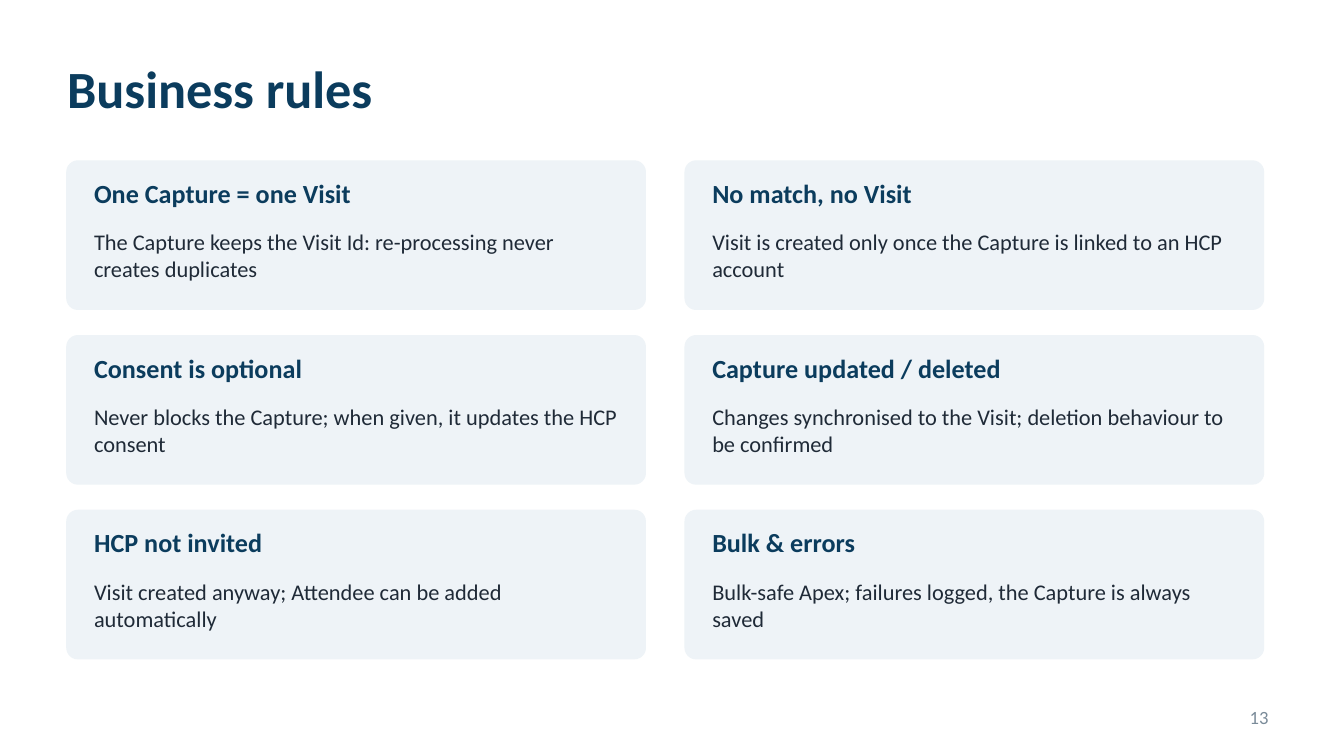
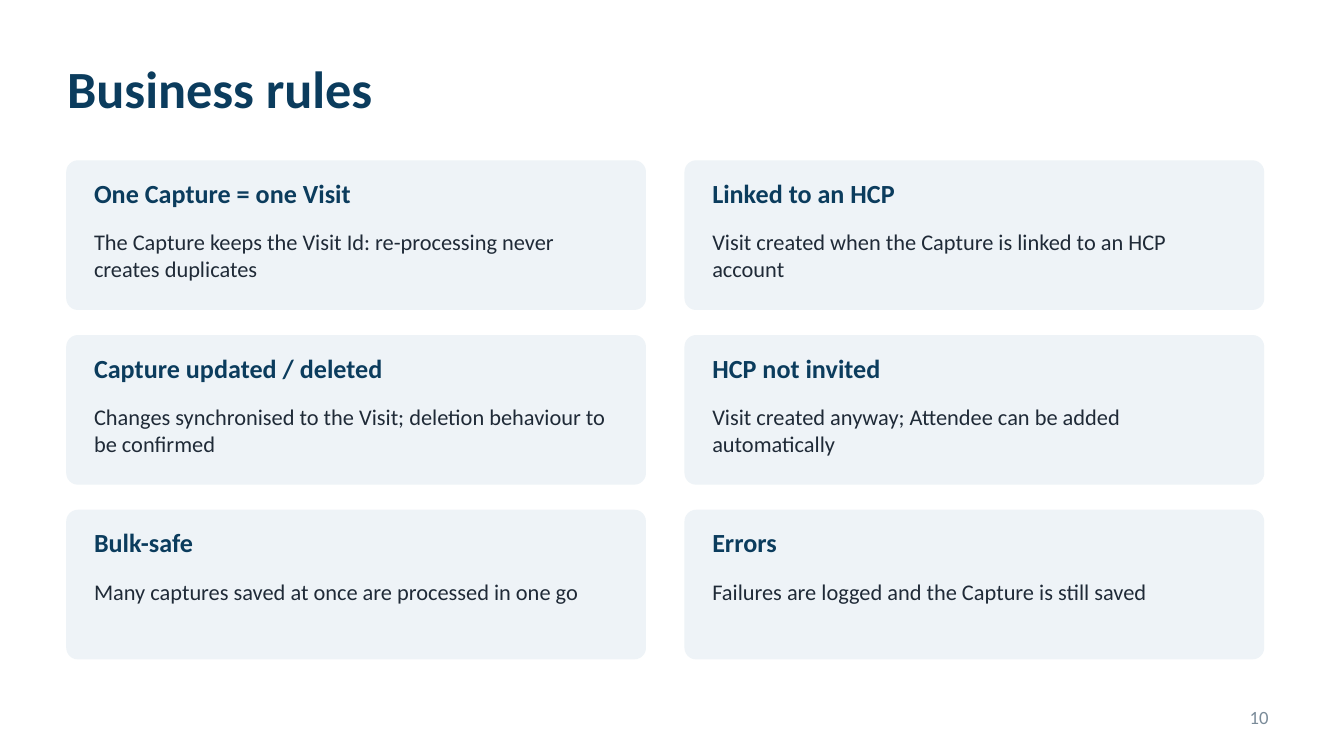
Before and after one commit to patrik8585/claude, a slide deck: slide 10 of slides/France_CBU_Congress_Solution.pptx (slide 13 before the commit). Drawn at 1344x756 pixels with LibreOffice and Linux fonts; fonts in the diff are those of the drawing. Boxes give left, top, right and bottom in pixels: in the first picture for what was removed or moved away, otherwise in the second. Text is boxed around its words. In the diff, an @@ line names an element or a change of style, - is before the commit and + after.

```diff
--- a/slides/France_CBU_Congress_Solution.pptx
+++ b/slides/France_CBU_Congress_Solution.pptx
@@ text at (712, 184, 894, 203): text changed @@
-No match, no Visit
+Linked to an HCP
@@ text at (712, 234, 1165, 277): text changed @@
-Visit is created only once the Capture is linked to an HCP account
+Visit created when the Capture is linked to an HCP account
@@ text at (94, 359, 383, 382): text changed @@
-Consent is optional
+Capture updated / deleted
@@ text at (712, 359, 881, 378): text changed @@
-Capture updated / deleted
+HCP not invited
@@ text at (94, 409, 605, 452): text changed @@
-Never blocks the Capture; when given, it updates the HCP consent
+Changes synchronised to the Visit; deletion behaviour to be confirmed
@@ text at (712, 409, 1120, 456): text changed @@
-Changes synchronised to the Visit; deletion behaviour to be confirmed
+Visit created anyway; Attendee can be added automatically
@@ text at (94, 533, 193, 552): text changed @@
-HCP not invited
+Bulk-safe
@@ text at (712, 535, 776, 552): text changed @@
-Bulk & errors
+Errors
@@ text at (94, 584, 578, 604): text changed @@
-Visit created anyway; Attendee can be added automatically
+Many captures saved at once are processed in one go
@@ text at (712, 584, 1146, 604): text changed @@
-Bulk-safe Apex; failures logged, the Capture is always saved
+Failures are logged and the Capture is still saved
@@ page number at (1250, 712, 1269, 724): text changed @@
-13
+10
```
Also in this commit, not shown: 8 other slides changed, 3 slides removed.
